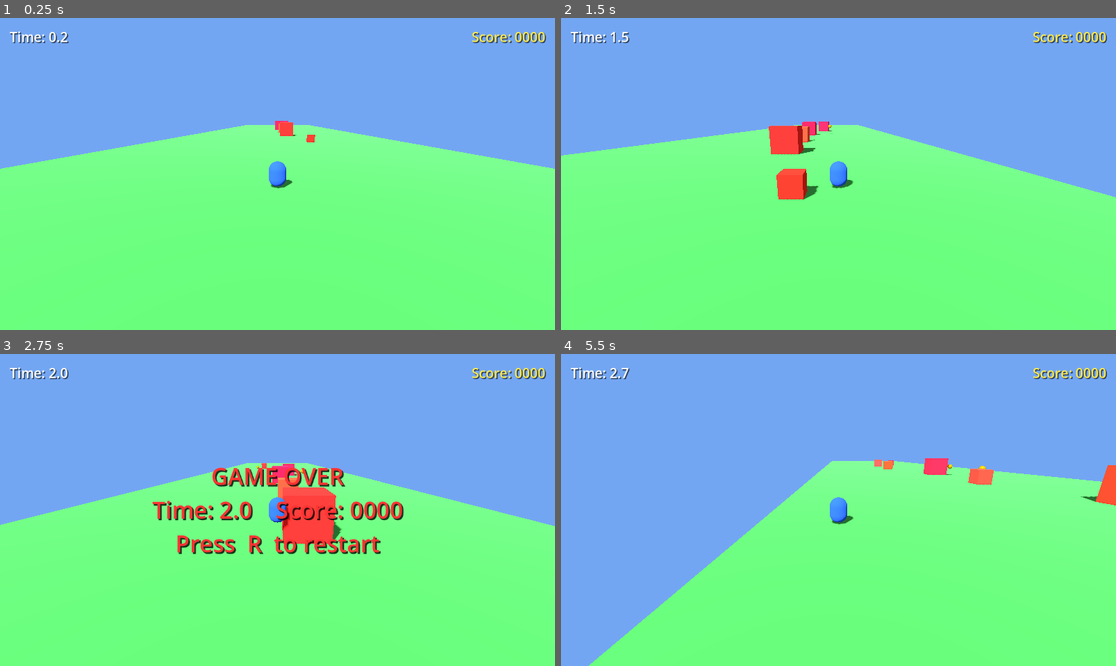
Above: before the commit, frames 1-4 (two rows, left to right).
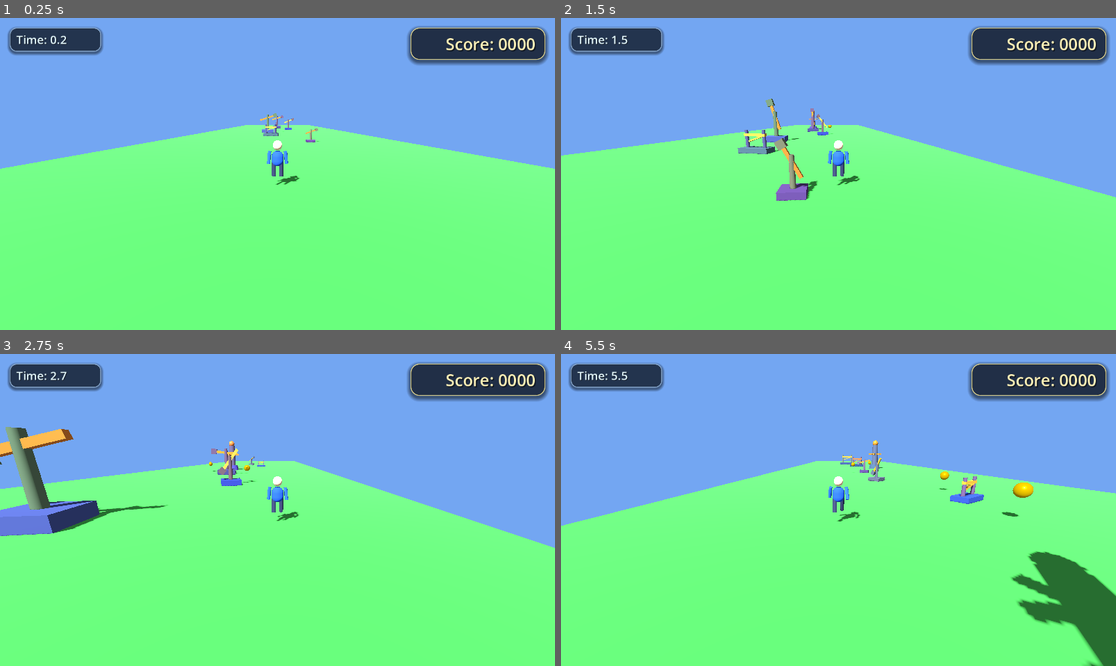
Above: after the commit, the same moments.

Repository: taiwuyang1/hello-godot
Game: Godot game, scene res://main.tscn
Two runs of this game, one before a commit and one after it. Both use one fixed random seed, a clock stepped at 60 frames per second and the inputs below.
Inputs:
- Up to frame 1 (0.25 s): no input
- Up to frame 2 (1.5 s): hold D (move_right) 0.53-1.28 s; tap Space (jump) at 0.77 s; hold A (move_left) from 1.28 s (still down)
- Up to frame 3 (2.75 s): tap Space (jump) at 1.52 s; release A (move_left) at 2.03 s; hold D (move_right) from 2.03 s (still down)
- Up to frame 4 (5.5 s): tap R (restart) at 2.75 s; tap Space (jump) at 3.02, 3.77, 4.52 s; release D (move_right) at 3.53 s; hold A (move_left) from 3.53 s (still down)

The runs differ from the first frame. In frame 1, 5.4% of the frame differs, in the area x 1-99%, y 2-55%; in frame 2, 6.9%; in frame 3, 17%; in frame 4, 24%, in the area x 0-100%, y 2-100%.

Commit message:
优化UI

Diff:
--- a/Main.gd
+++ b/Main.gd
@@ -36,6 +36,13 @@
 var spring_arm   : SpringArm3D
 var ground       : StaticBody3D
 var pickup_timer : Timer
+var model_root      : Node3D
+var left_arm_pivot  : Node3D
+var right_arm_pivot : Node3D
+var left_leg_pivot  : Node3D
+var right_leg_pivot : Node3D
+var run_anim_phase  : float = 0.0
+var run_anim_blend  : float = 0.0
 
 # ───────── obstacle state ─────────
 var next_spawn_z : float = 0.0
@@ -138,15 +145,54 @@
 	add_child(player)
 	player.position = Vector3(0, 1, 0)
 
-	var mi   := MeshInstance3D.new()
-	var mesh := CapsuleMesh.new()
-	mesh.radius = 0.35
-	mesh.height = 1.0
-	mi.mesh     = mesh
-	var mat := StandardMaterial3D.new()
-	mat.albedo_color = Color(0.15, 0.35, 0.85)
-	mi.material_override = mat
-	player.add_child(mi)
+	model_root = Node3D.new()
+	model_root.name = "ModelRoot"
+	model_root.position = Vector3(0, 0.08, 0)
+	player.add_child(model_root)
+
+	var body := MeshInstance3D.new()
+	body.name = "Body"
+	var body_mesh := CapsuleMesh.new()
+	body_mesh.radius = 0.23
+	body_mesh.height = 0.60
+	body.mesh = body_mesh
+	var body_mat := StandardMaterial3D.new()
+	body_mat.albedo_color = Color(0.15, 0.35, 0.85)
+	body_mat.roughness = 0.85
+	body.material_override = body_mat
+	body.position = Vector3(0, 0.54, 0)
+	model_root.add_child(body)
+
+	var head := MeshInstance3D.new()
+	head.name = "Head"
+	var head_mesh := SphereMesh.new()
+	head_mesh.radius = 0.18
+	head_mesh.height = 0.36
+	head.mesh = head_mesh
+	var head_mat := StandardMaterial3D.new()
+	head_mat.albedo_color = Color(0.95, 0.83, 0.70)
+	head_mat.roughness = 0.95
+	head.material_override = head_mat
+	head.position = Vector3(0, 1.05, 0)
+	model_root.add_child(head)
+
+	left_arm_pivot = _create_limb_pivot("LeftArm", 0.48, 0.065, Color(0.16, 0.38, 0.92))
+	left_arm_pivot.position = Vector3(-0.30, 0.82, 0)
+	left_arm_pivot.rotation.z = -0.10
+	model_root.add_child(left_arm_pivot)
+
+	right_arm_pivot = _create_limb_pivot("RightArm", 0.48, 0.065, Color(0.16, 0.38, 0.92))
+	right_arm_pivot.position = Vector3(0.30, 0.82, 0)
+	right_arm_pivot.rotation.z = 0.10
+	model_root.add_child(right_arm_pivot)
+
+	left_leg_pivot = _create_limb_pivot("LeftLeg", 0.56, 0.08, Color(0.18, 0.22, 0.35))
+	left_leg_pivot.position = Vector3(-0.14, 0.40, 0)
+	model_root.add_child(left_leg_pivot)
+
+	right_leg_pivot = _create_limb_pivot("RightLeg", 0.56, 0.08, Color(0.18, 0.22, 0.35))
+	right_leg_pivot.position = Vector3(0.14, 0.40, 0)
+	model_root.add_child(right_leg_pivot)
 
 	var cs    := CollisionShape3D.new()
 	var shape := CapsuleShape3D.new()
@@ -156,6 +202,56 @@
 	player.add_child(cs)
 
 
+func _create_limb_pivot(name: String, length: float, radius: float, color: Color) -> Node3D:
+	var pivot := Node3D.new()
+	pivot.name = name
+
+	var limb := MeshInstance3D.new()
+	var mesh := CylinderMesh.new()
+	mesh.height = length
+	mesh.top_radius = radius
+	mesh.bottom_radius = radius
+	limb.mesh = mesh
+	limb.position = Vector3(0, -length * 0.5, 0)
+
+	var mat := StandardMaterial3D.new()
+	mat.albedo_color = color
+	mat.roughness = 0.85
+	limb.material_override = mat
+	pivot.add_child(limb)
+
+	return pivot
+
+
+func _update_player_model_animation(delta: float) -> void:
+	if model_root == null or player == null:
+		return
+
+	var planar_speed := Vector2(player.velocity.x, player.velocity.z).length()
+	var target_blend := 0.0
+	if player.is_on_floor() and planar_speed > 0.1:
+		target_blend = 1.0
+	elif not player.is_on_floor():
+		target_blend = 0.2
+
+	run_anim_blend = lerpf(run_anim_blend, target_blend, minf(1.0, delta * 10.0))
+	run_anim_phase += delta * (8.0 + planar_speed * 0.35)
+	if run_anim_phase > TAU:
+		run_anim_phase -= TAU
+
+	var arm_swing := sin(run_anim_phase) * 0.55 * run_anim_blend
+	var leg_swing := sin(run_anim_phase) * 0.45 * run_anim_blend
+
+	if left_arm_pivot:
+		left_arm_pivot.rotation.x = arm_swing
+	if right_arm_pivot:
+		right_arm_pivot.rotation.x = -arm_swing
+	if left_leg_pivot:
+		left_leg_pivot.rotation.x = -leg_swing
+	if right_leg_pivot:
+		right_leg_pivot.rotation.x = leg_swing
+
+
 func _build_camera_rig() -> void:
 	camera_rig = Node3D.new()
 	camera_rig.name = "CameraRig"
@@ -179,50 +275,122 @@
 	canvas.name = "UI"
 	add_child(canvas)
 
-	# ── Survival timer (top-left) ──
+	var ui_root := Control.new()
+	ui_root.name = "UIRoot"
+	ui_root.set_anchors_and_offsets_preset(Control.PRESET_FULL_RECT)
+	ui_root.mouse_filter = Control.MOUSE_FILTER_PASS
+	canvas.add_child(ui_root)
+
+	# Time chip (top-left, keep existing timer label)
+	var time_card := PanelContainer.new()
+	time_card.name = "TimeCard"
+	time_card.anchor_left = 0.0
+	time_card.anchor_top = 0.0
+	time_card.anchor_right = 0.0
+	time_card.anchor_bottom = 0.0
+	time_card.offset_left = 20
+	time_card.offset_top = 20
+	time_card.offset_right = 210
+	time_card.offset_bottom = 66
+	time_card.mouse_filter = Control.MOUSE_FILTER_IGNORE
+
+	var time_style := StyleBoxFlat.new()
+	time_style.bg_color = Color(0.05, 0.08, 0.13, 0.55)
+	time_style.corner_radius_top_left = 14
+	time_style.corner_radius_top_right = 14
+	time_style.corner_radius_bottom_right = 14
+	time_style.corner_radius_bottom_left = 14
+	time_style.border_width_left = 2
+	time_style.border_width_top = 2
+	time_style.border_width_right = 2
+	time_style.border_width_bottom = 2
+	time_style.border_color = Color(0.75, 0.88, 1.0, 0.5)
+	time_style.shadow_color = Color(0, 0, 0, 0.45)
+	time_style.shadow_size = 6
+	time_style.shadow_offset = Vector2(0, 3)
+	time_card.add_theme_stylebox_override("panel", time_style)
+	ui_root.add_child(time_card)
+
+	var time_margin := MarginContainer.new()
+	time_margin.add_theme_constant_override("margin_left", 12)
+	time_margin.add_theme_constant_override("margin_top", 6)
+	time_margin.add_theme_constant_override("margin_right", 12)
+	time_margin.add_theme_constant_override("margin_bottom", 6)
+	time_card.add_child(time_margin)
+
 	time_label = Label.new()
-	time_label.name     = "TimeLabel"
-	time_label.text     = "Time: 0.0"
-	time_label.position = Vector2(20, 20)
-	time_label.add_theme_font_size_override("font_size", 28)
-	time_label.add_theme_color_override("font_color", Color.WHITE)
-	time_label.add_theme_color_override("font_shadow_color", Color(0, 0, 0, 0.6))
-	time_label.add_theme_constant_override("shadow_offset_x", 2)
-	time_label.add_theme_constant_override("shadow_offset_y", 2)
-	canvas.add_child(time_label)
-
-	# ── Pickup score (top-right) ──
+	time_label.name = "TimeLabel"
+	time_label.text = "Time: 0.0"
+	time_label.vertical_alignment = VERTICAL_ALIGNMENT_CENTER
+	time_label.add_theme_font_size_override("font_size", 24)
+	time_label.add_theme_color_override("font_color", Color(0.9, 0.98, 1.0))
+	time_label.add_theme_color_override("font_shadow_color", Color(0, 0, 0, 0.55))
+	time_label.add_theme_constant_override("shadow_offset_x", 1)
+	time_label.add_theme_constant_override("shadow_offset_y", 1)
+	time_margin.add_child(time_label)
+
+	# Score card (top-right)
+	var score_card := PanelContainer.new()
+	score_card.name = "ScoreCard"
+	score_card.anchor_left = 1.0
+	score_card.anchor_top = 0.0
+	score_card.anchor_right = 1.0
+	score_card.anchor_bottom = 0.0
+	score_card.offset_left = -300
+	score_card.offset_top = 20
+	score_card.offset_right = -20
+	score_card.offset_bottom = 86
+	score_card.mouse_filter = Control.MOUSE_FILTER_IGNORE
+
+	var score_style := StyleBoxFlat.new()
+	score_style.bg_color = Color(0.07, 0.1, 0.16, 0.62)
+	score_style.corner_radius_top_left = 18
+	score_style.corner_radius_top_right = 18
+	score_style.corner_radius_bottom_right = 18
+	score_style.corner_radius_bottom_left = 18
+	score_style.border_width_left = 2
+	score_style.border_width_top = 2
+	score_style.border_width_right = 2
+	score_style.border_width_bottom = 2
+	score_style.border_color = Color(1.0, 0.92, 0.55, 0.75)
+	score_style.shadow_color = Color(0, 0, 0, 0.5)
+	score_style.shadow_size = 9
+	score_style.shadow_offset = Vector2(0, 4)
+	score_card.add_theme_stylebox_override("panel", score_style)
+	ui_root.add_child(score_card)
+
+	var score_margin := MarginContainer.new()
+	score_margin.add_theme_constant_override("margin_left", 18)
+	score_margin.add_theme_constant_override("margin_top", 8)
+	score_margin.add_theme_constant_override("margin_right", 18)
+	score_margin.add_theme_constant_override("margin_bottom", 8)
+	score_card.add_child(score_margin)
+
 	points_label = Label.new()
 	points_label.name = "PointsLabel"
 	points_label.text = "Score: 0000"
 	points_label.horizontal_alignment = HORIZONTAL_ALIGNMENT_RIGHT
-	points_label.anchor_left   = 1.0
-	points_label.anchor_right  = 1.0
-	points_label.offset_left   = -220
-	points_label.offset_top    = 20
-	points_label.offset_right  = -20
-	points_label.offset_bottom = 60
-	points_label.add_theme_font_size_override("font_size", 28)
-	points_label.add_theme_color_override("font_color", Color(1.0, 0.92, 0.3))
-	points_label.add_theme_color_override("font_shadow_color", Color(0, 0, 0, 0.6))
+	points_label.vertical_alignment = VERTICAL_ALIGNMENT_CENTER
+	points_label.add_theme_font_size_override("font_size", 34)
+	points_label.add_theme_color_override("font_color", Color(1.0, 0.95, 0.72))
+	points_label.add_theme_color_override("font_shadow_color", Color(0, 0, 0, 0.55))
 	points_label.add_theme_constant_override("shadow_offset_x", 2)
 	points_label.add_theme_constant_override("shadow_offset_y", 2)
-	canvas.add_child(points_label)
-
-	# ── Game Over overlay (centered, hidden by default) ──
+	score_margin.add_child(points_label)
+
+	# Game Over overlay (centered, hidden by default)
 	gameover_label = Label.new()
 	gameover_label.name = "GameOverLabel"
 	gameover_label.horizontal_alignment = HORIZONTAL_ALIGNMENT_CENTER
-	gameover_label.vertical_alignment   = VERTICAL_ALIGNMENT_CENTER
+	gameover_label.vertical_alignment = VERTICAL_ALIGNMENT_CENTER
 	gameover_label.set_anchors_and_offsets_preset(Control.PRESET_FULL_RECT)
 	gameover_label.add_theme_font_size_override("font_size", 48)
-	gameover_label.add_theme_color_override("font_color", Color(1.0, 0.2, 0.2))
-	gameover_label.add_theme_color_override("font_shadow_color", Color(0, 0, 0, 0.8))
+	gameover_label.add_theme_color_override("font_color", Color(1.0, 0.25, 0.25))
+	gameover_label.add_theme_color_override("font_shadow_color", Color(0, 0, 0, 0.85))
 	gameover_label.add_theme_constant_override("shadow_offset_x", 3)
 	gameover_label.add_theme_constant_override("shadow_offset_y", 3)
 	gameover_label.visible = false
-	canvas.add_child(gameover_label)
-
+	ui_root.add_child(gameover_label)
 
 func _build_pickup_spawner() -> void:
 	pickup_timer = Timer.new()
@@ -258,23 +426,213 @@
 		randf_range(-SPAWN_X_RANGE, SPAWN_X_RANGE), half, z)
 
 	var side := half * 2.0
-	var mi   := MeshInstance3D.new()
-	var mesh := BoxMesh.new()
-	mesh.size = Vector3(side, side, side)
-	mi.mesh   = mesh
-	var mat := StandardMaterial3D.new()
-	mat.albedo_color = Color(
-		randf_range(0.7, 1.0),
-		randf_range(0.1, 0.3),
-		randf_range(0.1, 0.3))
-	mi.material_override = mat
-	body.add_child(mi)
+	var floor_y := -half
+	var style := randi_range(0, 2)
+
+	var base_mat := _make_obstacle_material(
+		Color(randf_range(0.18, 0.35), randf_range(0.24, 0.42), randf_range(0.46, 0.72)),
+		0.78,
+		0.15)
+	var accent_mat := _make_obstacle_material(
+		Color(randf_range(0.85, 1.0), randf_range(0.52, 0.78), randf_range(0.16, 0.36)),
+		0.55,
+		0.4)
+	var metal_mat := _make_obstacle_material(
+		Color(randf_range(0.58, 0.82), randf_range(0.58, 0.82), randf_range(0.62, 0.92)),
+		0.25,
+		0.75)
+
+	match style:
+		0:
+			# Barricade: base + two poles + guard beam
+			var base := BoxMesh.new()
+			base.size = Vector3(side * 1.70, side * 0.28, side * 0.90)
+			_add_obstacle_mesh(
+				body, base,
+				Vector3(0, floor_y + base.size.y * 0.5, 0),
+				Vector3.ZERO,
+				base_mat)
+
+			var pole := CylinderMesh.new()
+			pole.height = side * 0.95
+			pole.top_radius = side * 0.09
+			pole.bottom_radius = side * 0.10
+			_add_obstacle_mesh(
+				body, pole,
+				Vector3(-side * 0.52, floor_y + base.size.y + pole.height * 0.5, 0),
+				Vector3.ZERO,
+				metal_mat)
+			_add_obstacle_mesh(
+				body, pole,
+				Vector3(side * 0.52, floor_y + base.size.y + pole.height * 0.5, 0),
+				Vector3.ZERO,
+				metal_mat)
+
+			var guard_beam := BoxMesh.new()
+			guard_beam.size = Vector3(side * 1.25, side * 0.15, side * 0.20)
+			_add_obstacle_mesh(
+				body, guard_beam,
+				Vector3(0, floor_y + base.size.y + pole.height * 0.72, 0),
+				Vector3.ZERO,
+				accent_mat)
+
+			var stripe := BoxMesh.new()
+			stripe.size = Vector3(side * 0.86, side * 0.08, side * 0.16)
+			_add_obstacle_mesh(
+				body, stripe,
+				Vector3(0, floor_y + base.size.y + pole.height * 0.50, 0),
+				Vector3(0, 0, 18),
+				accent_mat)
+
+			body.set_meta("spin_y_speed", randf_range(-0.38, 0.38))
+
+		1:
+			# Rotating hammer: pedestal + pillar + spinning beam
+			var pedestal := BoxMesh.new()
+			pedestal.size = Vector3(side * 1.15, side * 0.32, side * 1.15)
+			_add_obstacle_mesh(
+				body, pedestal,
+				Vector3(0, floor_y + pedestal.size.y * 0.5, 0),
+				Vector3.ZERO,
+				base_mat)
+
+			var pillar := CylinderMesh.new()
+			pillar.height = side * 1.40
+			pillar.top_radius = side * 0.11
+			pillar.bottom_radius = side * 0.13
+			_add_obstacle_mesh(
+				body, pillar,
+				Vector3(0, floor_y + pedestal.size.y + pillar.height * 0.5, 0),
+				Vector3.ZERO,
+				metal_mat)
+
+			var rotor := Node3D.new()
+			rotor.name = "Rotor"
+			rotor.position = Vector3(0, floor_y + pedestal.size.y + pillar.height * 0.80, 0)
+			body.add_child(rotor)
+
+			var beam := BoxMesh.new()
+			beam.size = Vector3(side * 1.55, side * 0.16, side * 0.16)
+			_add_obstacle_mesh(
+				rotor, beam,
+				Vector3.ZERO,
+				Vector3.ZERO,
+				accent_mat)
+
+			var hammer_head := BoxMesh.new()
+			hammer_head.size = Vector3(side * 0.35, side * 0.35, side * 0.35)
+			_add_obstacle_mesh(
+				rotor, hammer_head,
+				Vector3(side * 0.78, 0, 0),
+				Vector3.ZERO,
+				metal_mat)
+
+			body.set_meta("spin_y_speed", randf_range(-0.24, 0.24))
+			body.set_meta("rotor_path", NodePath("Rotor"))
+			body.set_meta("rotor_axis", Vector3(0, 0, 1))
+			body.set_meta("rotor_speed", randf_range(1.1, 1.9))
+
+		_:
+			# Pillar: base + core + top + rotating fins
+			var plinth := CylinderMesh.new()
+			plinth.height = side * 0.36
+			plinth.top_radius = side * 0.38
+			plinth.bottom_radius = side * 0.46
+			_add_obstacle_mesh(
+				body, plinth,
+				Vector3(0, floor_y + plinth.height * 0.5, 0),
+				Vector3.ZERO,
+				base_mat)
+
+			var core := CylinderMesh.new()
+			core.height = side * 1.55
+			core.top_radius = side * 0.22
+			core.bottom_radius = side * 0.24
+			_add_obstacle_mesh(
+				body, core,
+				Vector3(0, floor_y + plinth.height + core.height * 0.5, 0),
+				Vector3.ZERO,
+				metal_mat)
+
+			var cap := SphereMesh.new()
+			cap.radius = side * 0.22
+			cap.height = side * 0.44
+			_add_obstacle_mesh(
+				body, cap,
+				Vector3(0, floor_y + plinth.height + core.height + cap.radius * 0.7, 0),
+				Vector3.ZERO,
+				accent_mat)
+
+			var fin_rotor := Node3D.new()
+			fin_rotor.name = "FinRotor"
+			fin_rotor.position = Vector3(0, floor_y + plinth.height + core.height * 0.55, 0)
+			body.add_child(fin_rotor)
+
+			for i in range(3):
+				var fin := BoxMesh.new()
+				fin.size = Vector3(side * 1.05, side * 0.10, side * 0.14)
+				_add_obstacle_mesh(
+					fin_rotor, fin,
+					Vector3.ZERO,
+					Vector3(0, i * 120.0, 0),
+					accent_mat)
+
+			body.set_meta("spin_y_speed", randf_range(-0.42, 0.42))
+			body.set_meta("rotor_path", NodePath("FinRotor"))
+			body.set_meta("rotor_axis", Vector3.UP)
+			body.set_meta("rotor_speed", randf_range(-0.9, 0.9))
 
 	var cs    := CollisionShape3D.new()
 	var shape := BoxShape3D.new()
 	shape.size = Vector3(side, side, side)
 	cs.shape   = shape
 	body.add_child(cs)
+
+
+func _make_obstacle_material(color: Color, roughness: float, metallic: float) -> StandardMaterial3D:
+	var mat := StandardMaterial3D.new()
+	mat.albedo_color = color
+	mat.roughness = roughness
+	mat.metallic = metallic
+	return mat
+
+
+func _add_obstacle_mesh(
+	parent: Node3D, mesh: Mesh, pos: Vector3, rot_deg: Vector3, mat: StandardMaterial3D
+) -> MeshInstance3D:
+	var mi := MeshInstance3D.new()
+	mi.mesh = mesh
+	mi.position = pos
+	mi.rotation_degrees = rot_deg
+	mi.material_override = mat
+	parent.add_child(mi)
+	return mi
+
+
+func _animate_obstacles(delta: float) -> void:
+	for obs in get_tree().get_nodes_in_group("obstacles"):
+		if not (obs is Node3D):
+			continue
+		var obs_node := obs as Node3D
+
+		var spin_y := float(obs_node.get_meta("spin_y_speed", 0.0))
+		if spin_y != 0.0:
+			obs_node.rotate_y(spin_y * delta)
+
+		var rotor_path: NodePath = obs_node.get_meta("rotor_path", NodePath(""))
+		if rotor_path == NodePath(""):
+			continue
+
+		var rotor := obs_node.get_node_or_null(rotor_path) as Node3D
+		if rotor == null:
+			continue
+
+		var rotor_axis: Vector3 = obs_node.get_meta("rotor_axis", Vector3.ZERO)
+		var rotor_speed := float(obs_node.get_meta("rotor_speed", 0.0))
+		if rotor_speed == 0.0:
+			continue
+		if rotor_axis.length_squared() > 0.0:
+			rotor.rotate(rotor_axis.normalized(), rotor_speed * delta)
 
 
 func _cleanup_obstacles() -> void:
@@ -439,6 +797,9 @@
 	if player == null:
 		return
 
+	_update_player_model_animation(delta)
+	_animate_obstacles(delta)
+
 	if camera_rig:
 		camera_rig.global_position = player.global_position
 
Not shown, changed: .gitignore
